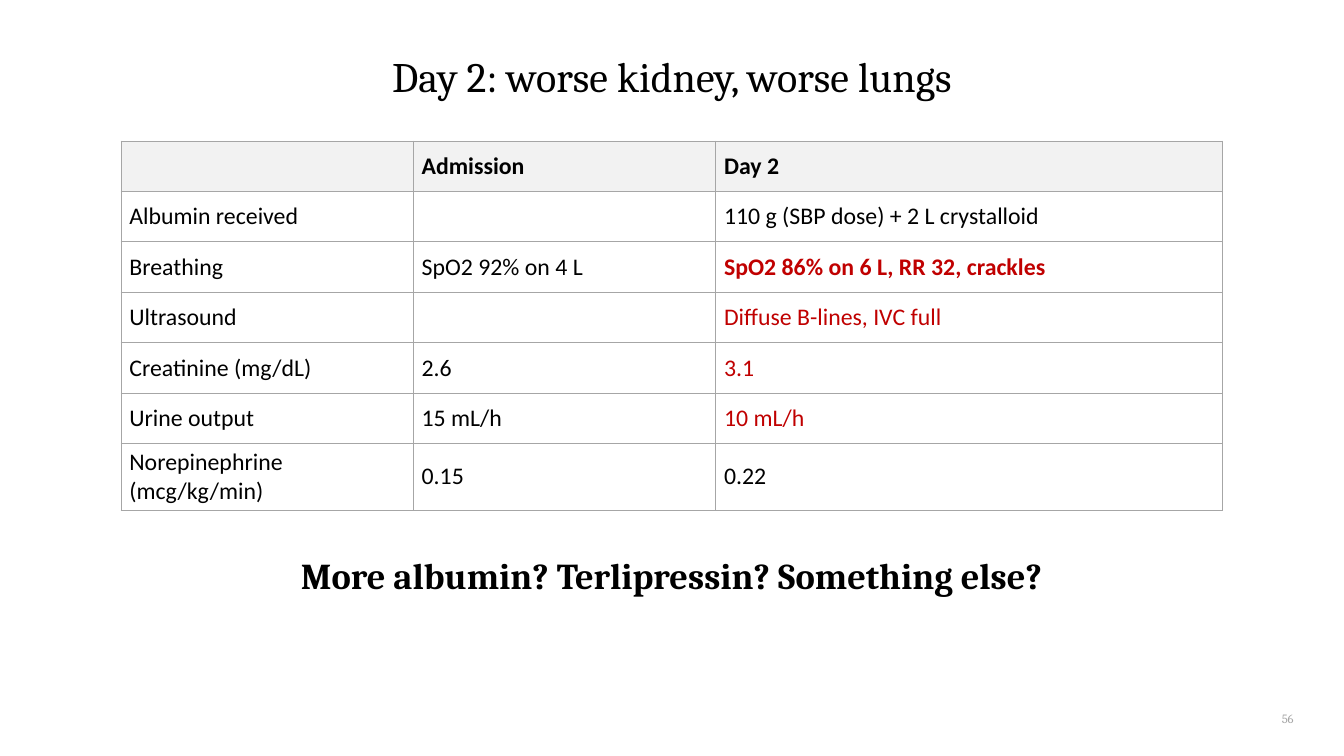
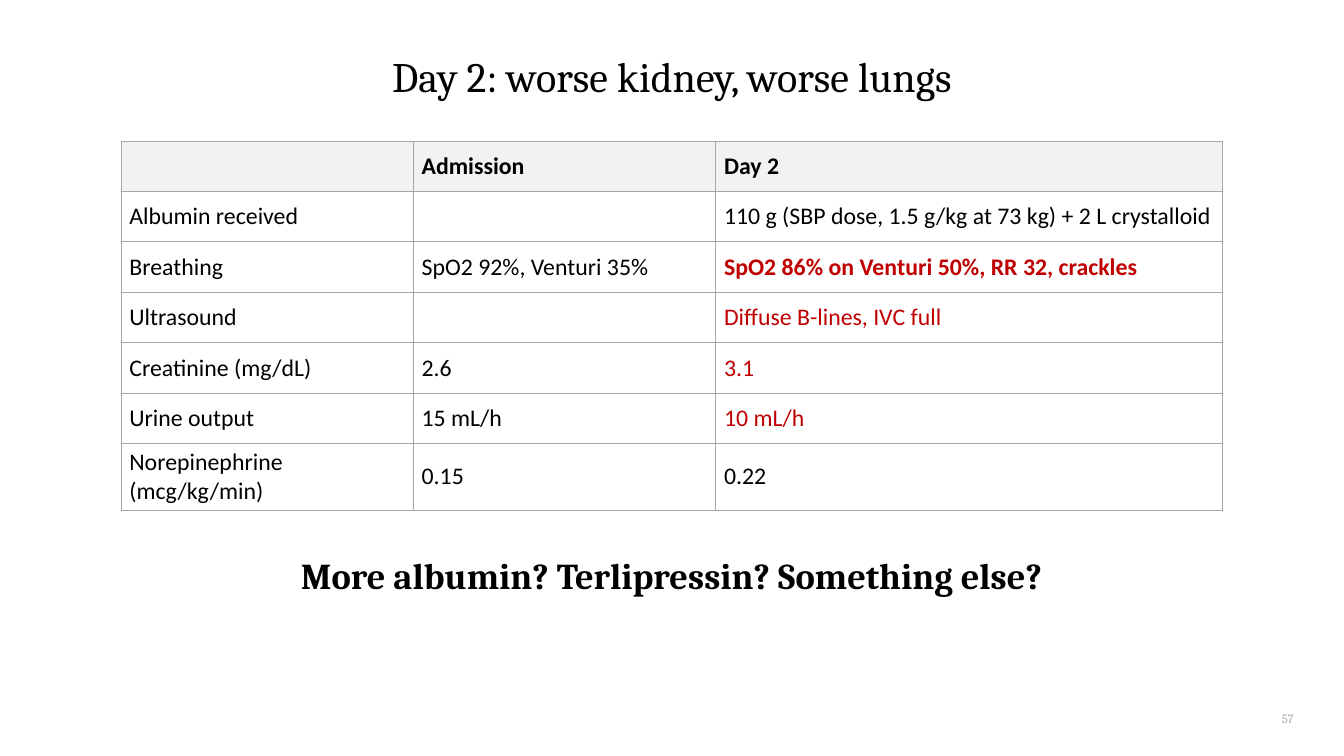
Before and after one commit to qaddodi/mohammad-almeqdadi-lectures, a slide deck: slide 57 of lectures/acute-liver-failure-aclf-in-icu/ALF and ACLF in the ICU.pptx (slide 56 before the commit). Drawn at 1344x756 pixels with LibreOffice and Linux fonts; fonts in the diff are those of the drawing. Boxes give left, top, right and bottom in pixels: in the first picture for what was removed or moved away, otherwise in the second. Text is boxed around its words. In the diff, an @@ line names an element or a change of style, - is before the commit and + after.

```diff
--- a/lectures/acute-liver-failure-aclf-in-icu/ALF and ACLF in the ICU.pptx
+++ b/lectures/acute-liver-failure-aclf-in-icu/ALF and ACLF in the ICU.pptx
@@ table at <box>121,141,1223,507</box> @@
-row 2, column 3: 110 g (SBP dose) + 2 L crystalloid
+row 2, column 3: 110 g (SBP dose, 1.5 g/kg at 73 kg) + 2 L crystalloid
-row 3, column 2: SpO2 92% on 4 L
+row 3, column 2: SpO2 92%, Venturi 35%
-row 3, column 3: SpO2 86% on 6 L, RR 32, crackles
+row 3, column 3: SpO2 86% on Venturi 50%, RR 32, crackles
@@ page number at <box>1282,715,1294,723</box>: text changed @@
-56
+57
```
Also in this commit, not shown: 33 other slides changed, 5 slides added, 1 slide removed, 2 other files.
